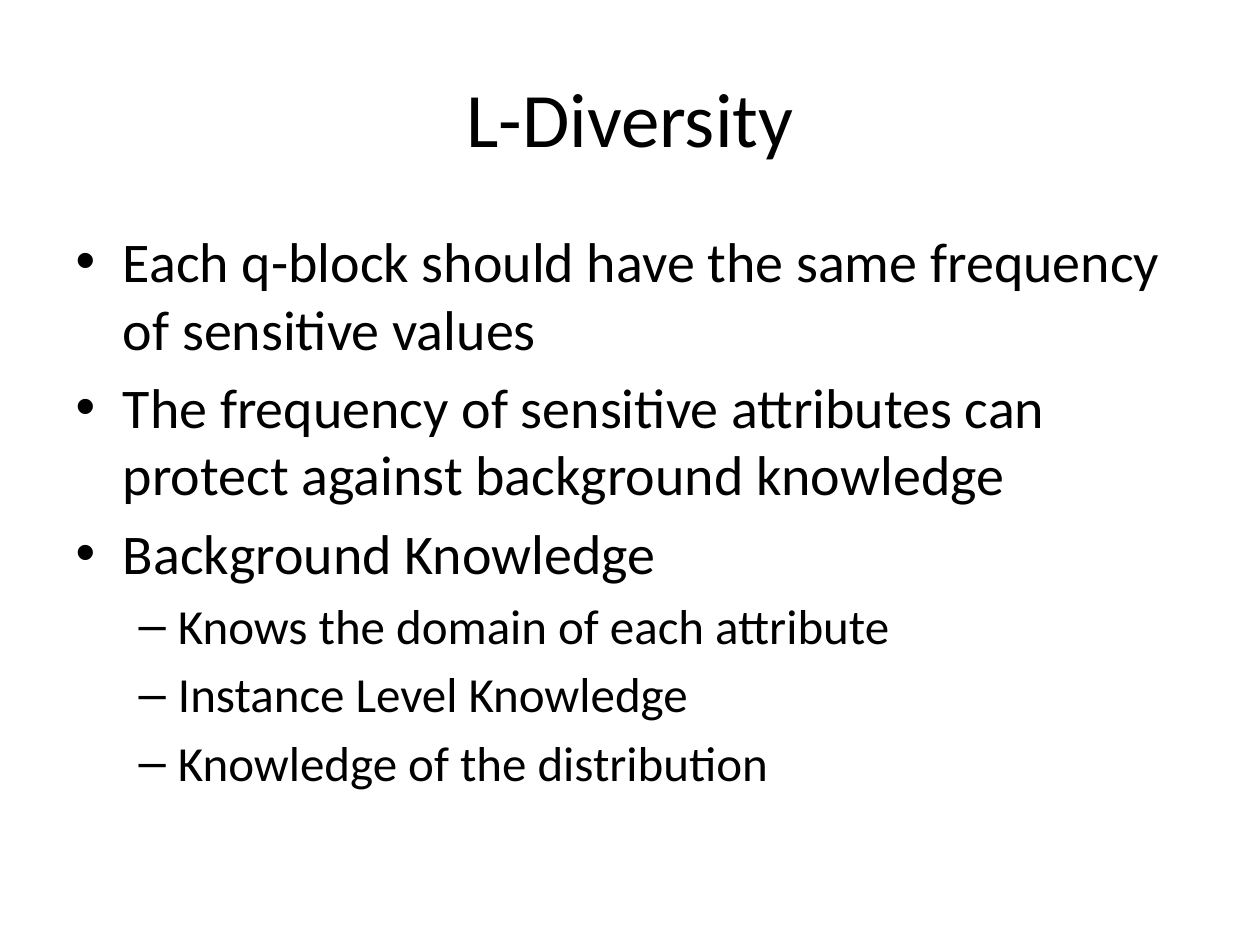
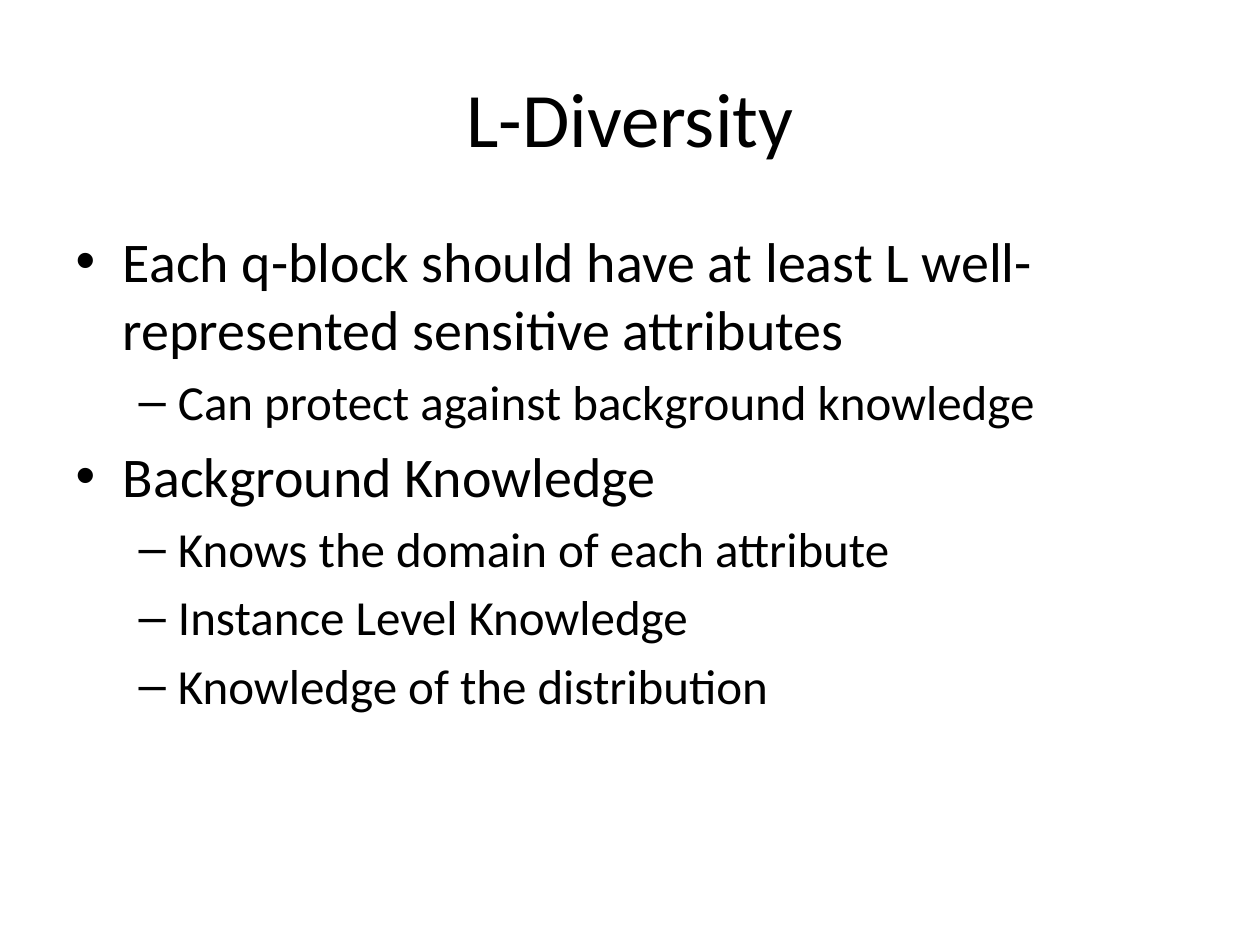
Before and after one commit to jayvelasco1990/big-data, a slide deck: slide 17 of Final Project/draft_presentation.pptx. Drawn at 1260x945 pixels with LibreOffice and Linux fonts; fonts in the diff are those of the drawing. Boxes give left, top, right and bottom in pixels: in the first picture for what was removed or moved away, otherwise in the second. Text is boxed around its words. In the diff, an @@ line names an element or a change of style, - is before the commit and + after.

```diff
--- a/Final Project/draft_presentation.pptx
+++ b/Final Project/draft_presentation.pptx
@@ text at box(123, 243, 1035, 429): text changed @@
-• Each q-block should have the same frequency of sensitive values
-• The frequency of sensitive attributes can protect against background knowledge
+• Each q-block should have at least L well-represented sensitive attributes
+  – Can protect against background knowledge
```
Also in this commit, not shown: 19 other slides changed, 7 slides added, 5 slides removed.
